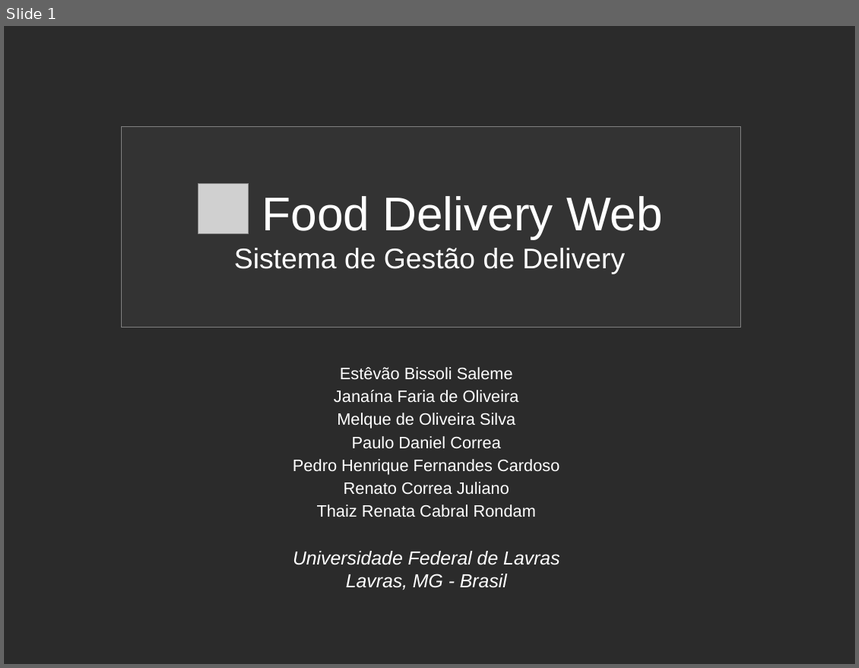
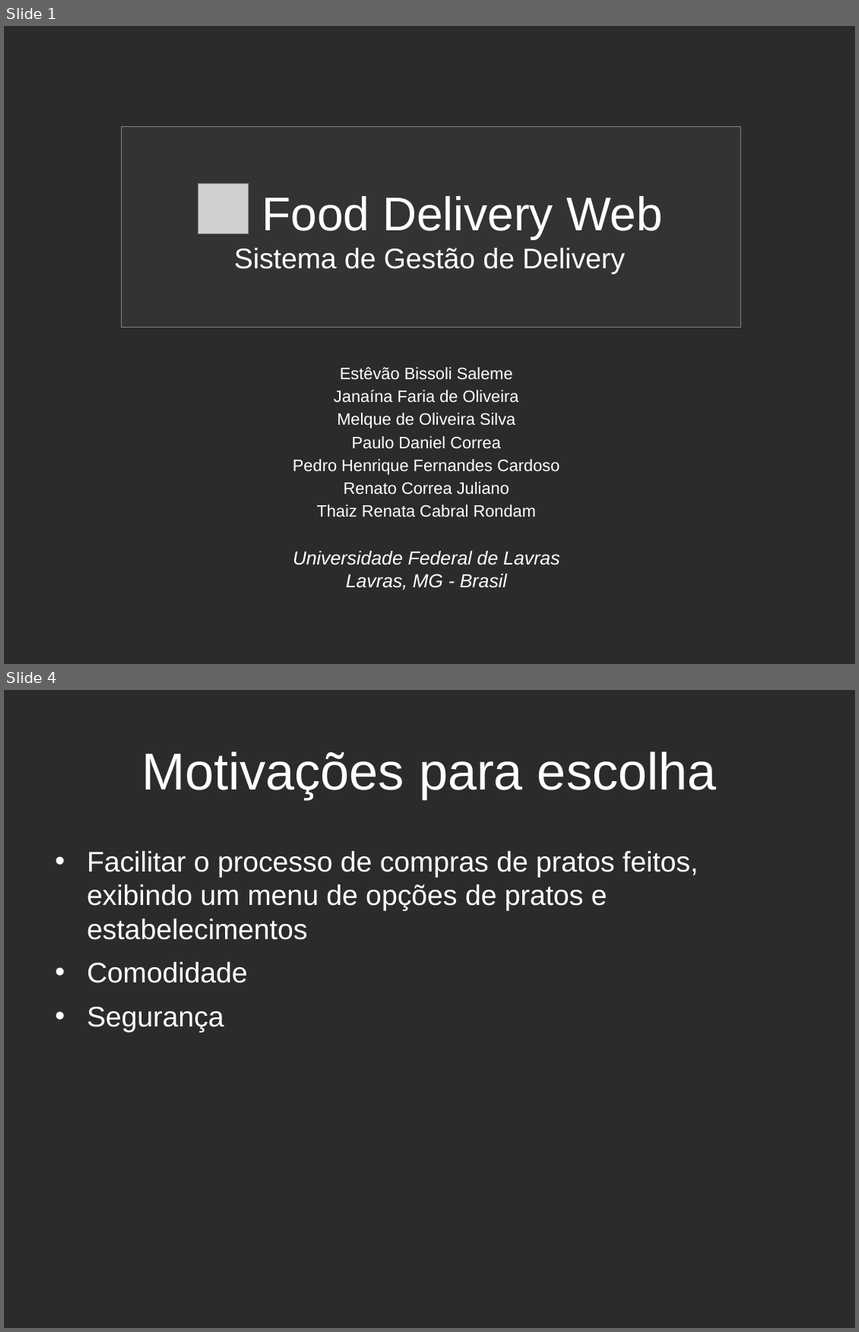
Before and after one commit to estevaosaleme/fooddeliveryweb, a slide deck: Documentacao/Outros Documentos/Apresentação FoodDeliveryWeb.odp. Shown one above the other, each under a label of ours: slide 1 before the commit, slides 1 and 4 after it; the slides between them are not shown. The pictures are 859x668 and 859x1332 pixels, drawn with LibreOffice and Linux fonts; fonts in the diff are those of the drawing; grey boxes stand for pictures; background and template pictures are left out; a plain dark background stands for a picture behind light text. Boxes give left, top, right and bottom in pixels: in the first picture for what was removed or moved away, otherwise in the second. Text is boxed around its words. In the diff, an @@ line names an element or a change of style, - is before the commit and + after.

```diff
--- a/Documentacao/Outros Documentos/Apresentação FoodDeliveryWeb.odp
+++ b/Documentacao/Outros Documentos/Apresentação FoodDeliveryWeb.odp
@@ slide 4 added at (4,690,855,1328), background picture (left out) @@
@@ title added at (142,752,717,799), 44 pt, text #FFFFFF @@
+Motivações para escolha
@@ text added at (87,851,699,1032), 24 pt, text #FFFFFF @@
+• Facilitar o processo de compras de pratos feitos, exibindo um menu de opções de pratos e estabelecimentos
+• Comodidade
+• Segurança
```
Also in this commit, not shown: 9 other slides added, 2 slides removed, 1 other file.
